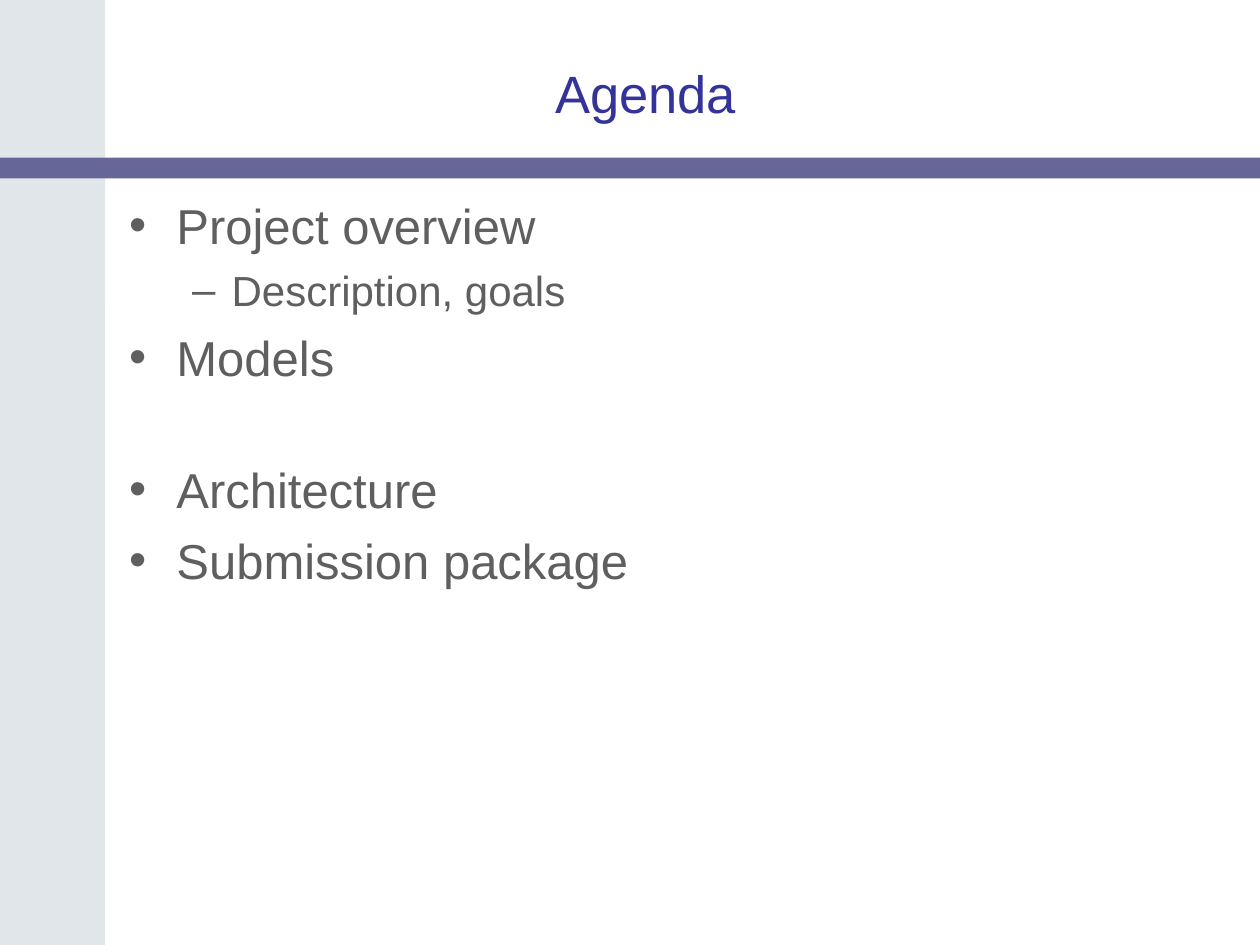
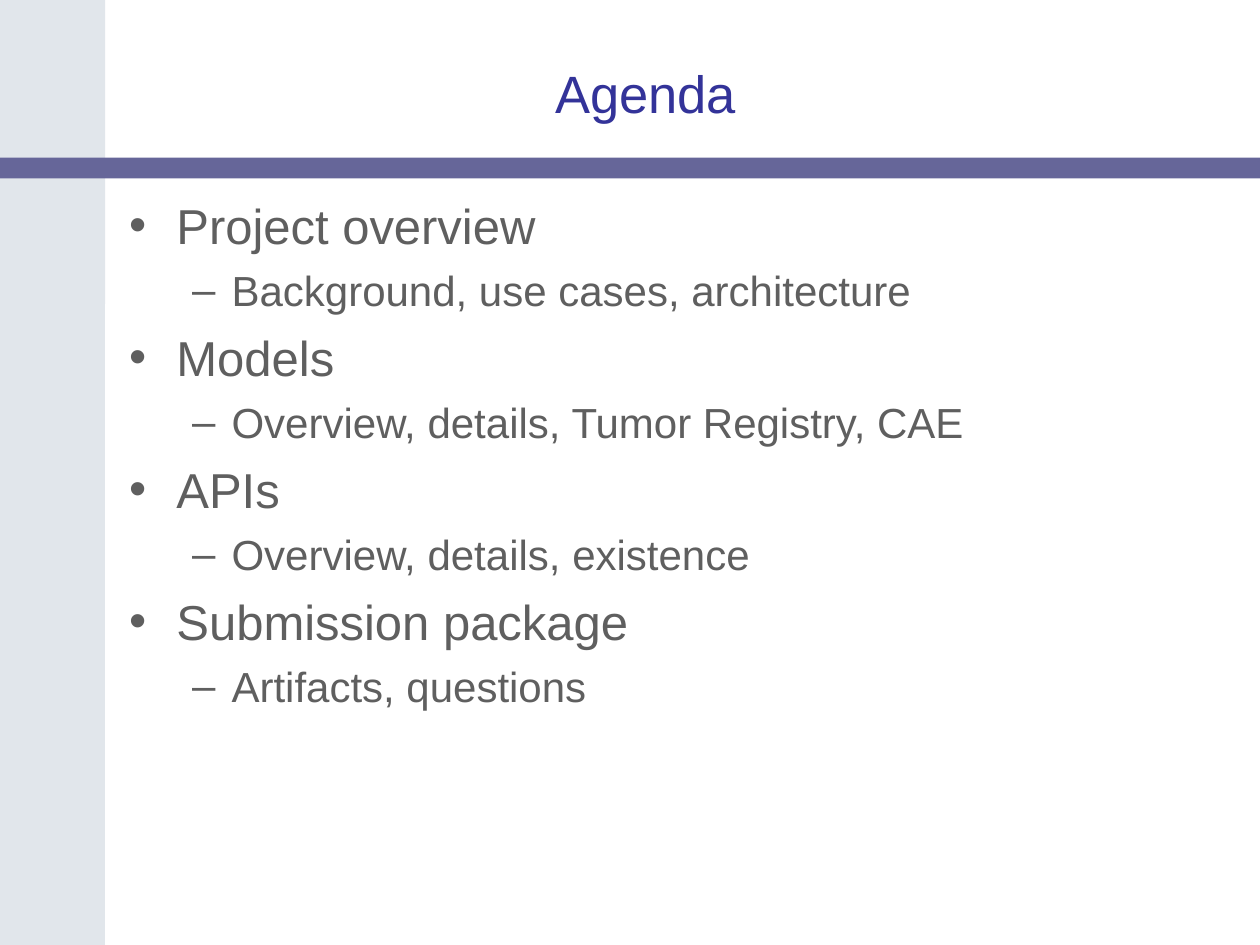
Before and after one commit to NCIP/catrip, a slide deck: slide 2 of catrip/documentation/presentations/silver_review_2006_12_08/catrip_silver_review.ppt. Drawn at 1260x945 pixels with LibreOffice and Linux fonts; fonts in the diff are those of the drawing; background and template pictures are left out. Boxes give left, top, right and bottom in pixels: in the first picture for what was removed or moved away, otherwise in the second. Text is boxed around its words. In the diff, an @@ line names an element or a change of style, - is before the commit and + after.

```diff
--- a/catrip/documentation/presentations/silver_review_2006_12_08/catrip_silver_review.ppt
+++ b/catrip/documentation/presentations/silver_review_2006_12_08/catrip_silver_review.ppt
@@ text at bbox=[232, 275, 910, 315]: text changed @@
-  – Description, goals
+  – Background, use cases, architecture
@@ text at bbox=[176, 407, 963, 576]: text changed; size 28 to 24 pt @@
-• Architecture
+  – Overview, details, Tumor Registry, CAE
+• APIs
+  – Overview, details, existence
@@ text at bbox=[232, 671, 586, 711]: paragraph added @@
+  – Artifacts, questions
```
Also in this commit, not shown: 5 other slides changed, 21 slides added, 16 slides removed.
